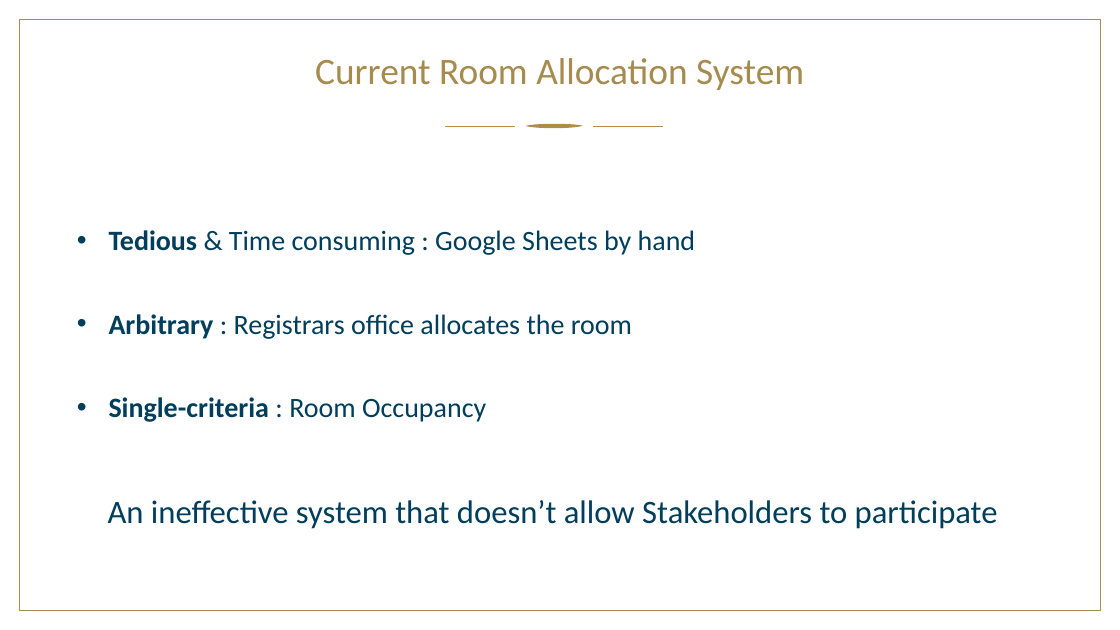
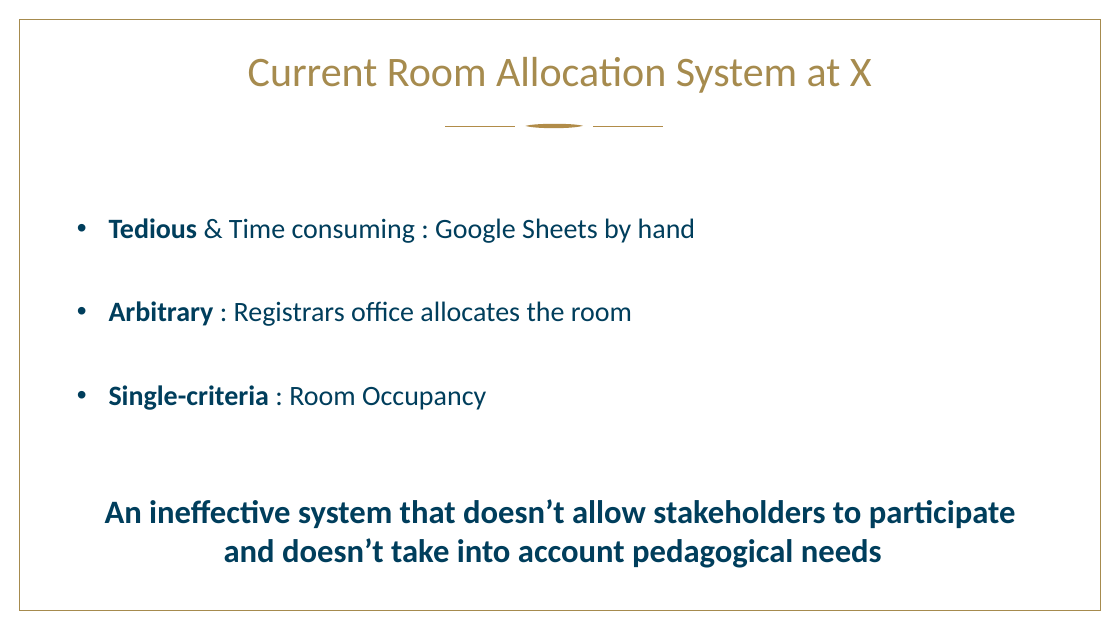
Before and after one commit to Mttmin/classroom_allocation, a slide deck: slide 2 of Pitch Minguet.pptx. Drawn at 1120x630 pixels with LibreOffice and Linux fonts; fonts in the diff are those of the drawing; background and template pictures are left out. Boxes give left, top, right and bottom in pixels: in the first picture for what was removed or moved away, otherwise in the second. Text is boxed around its words. In the diff, an @@ line names an element or a change of style, - is before the commit and + after.

```diff
--- a/Pitch Minguet.pptx
+++ b/Pitch Minguet.pptx
@@ title at [248,57,872,93]: text changed; size 32 to 36 pt @@
-Current Room Allocation System
+Current Room Allocation System at X
@@ text "Tedious & Time consuming : ...": place and size @@
-text "Tedious & Time consuming : ..." at [109,230,696,422]
+text "Tedious & Time consuming : ..." at [109,218,696,410]
@@ text at [105,499,1016,568]: text changed; bold on @@
-An ineffective system that doesn’t allow Stakeholders to participate
+An ineffective system that doesn’t allow stakeholders to participate
+and doesn’t take into account pedagogical needs
```
Also in this commit, not shown: 6 other slides changed, 1 slide added, 5 other files.
